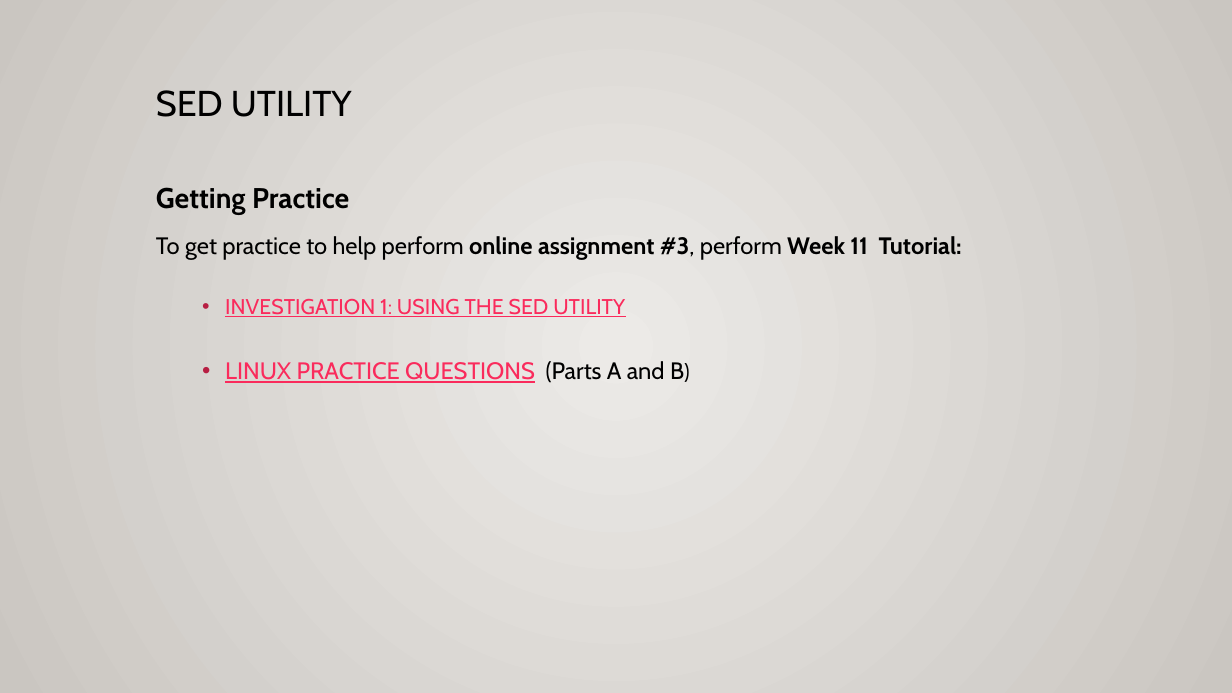
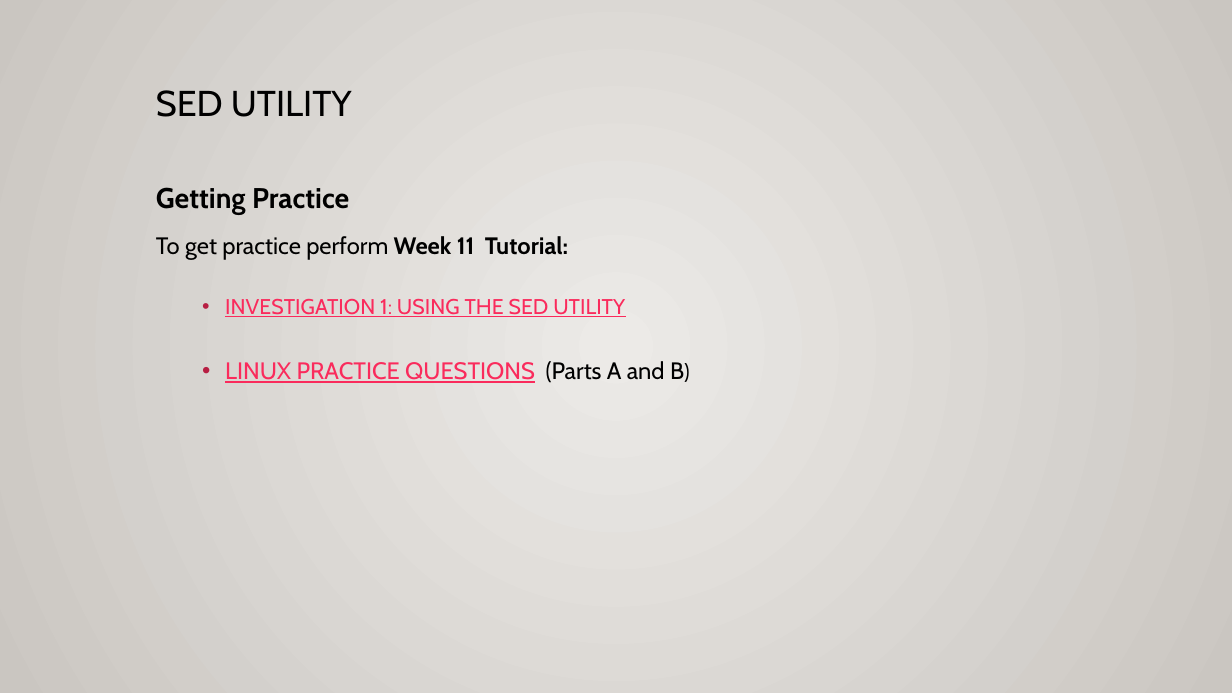
Before and after one commit to Seneca-ICTOER/OSL640, a slide deck: slide 14 of static/slides/OSL640-Week11.pptx. Drawn at 1232x693 pixels with LibreOffice and Linux fonts; fonts in the diff are those of the drawing. Boxes give left, top, right and bottom in pixels: in the first picture for what was removed or moved away, otherwise in the second. Text is boxed around its words. In the diff, an @@ line names an element or a change of style, - is before the commit and + after.

```diff
--- a/static/slides/OSL640-Week11.pptx
+++ b/static/slides/OSL640-Week11.pptx
@@ text at bbox=[156, 236, 568, 260]: text changed @@
-To get practice to help perform online assignment #3, perform Week 11 Tutorial:
+To get practice perform Week 11 Tutorial:
```
Also in this commit, not shown: 1 other slide changed, 13 other files.
